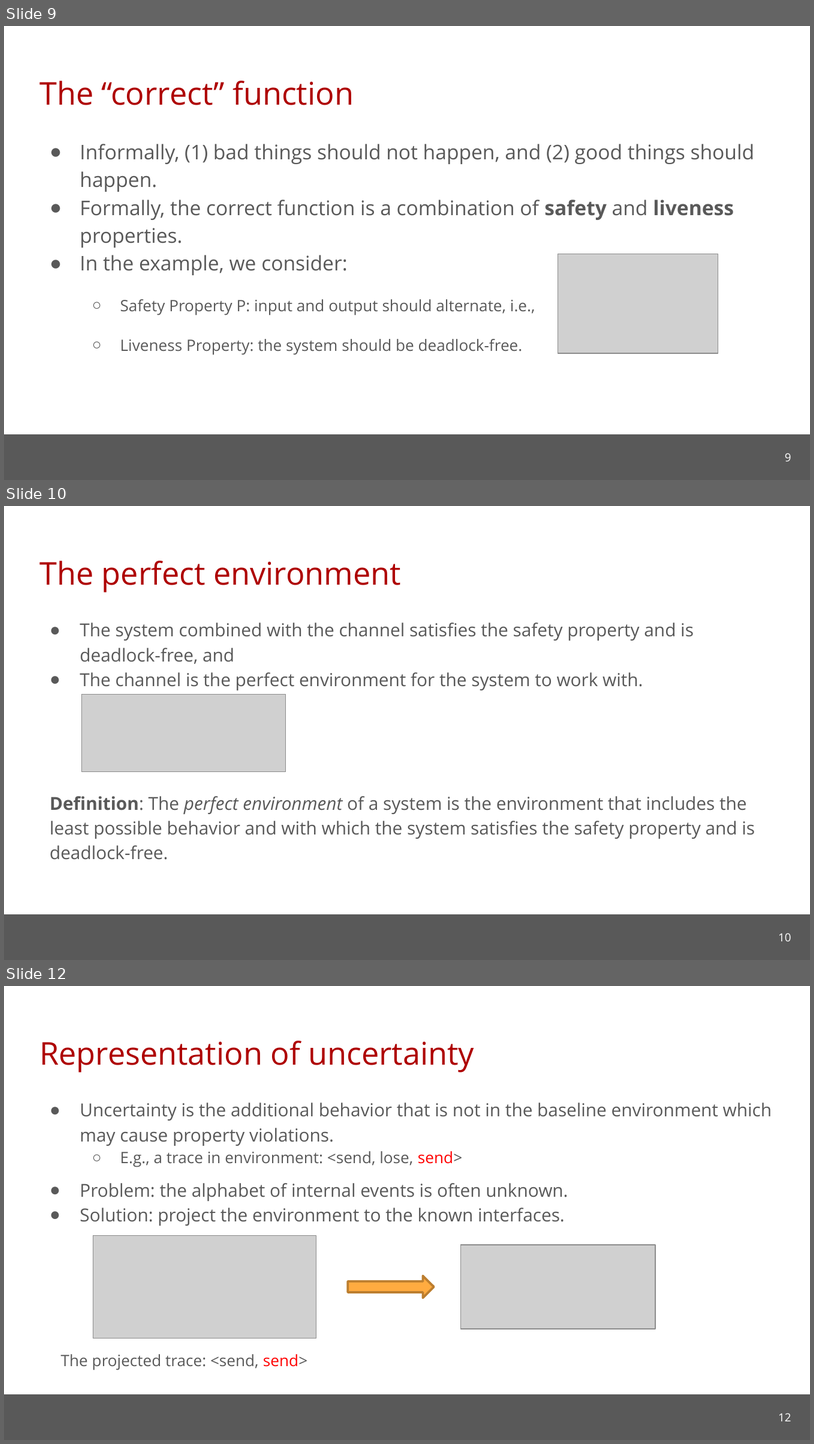
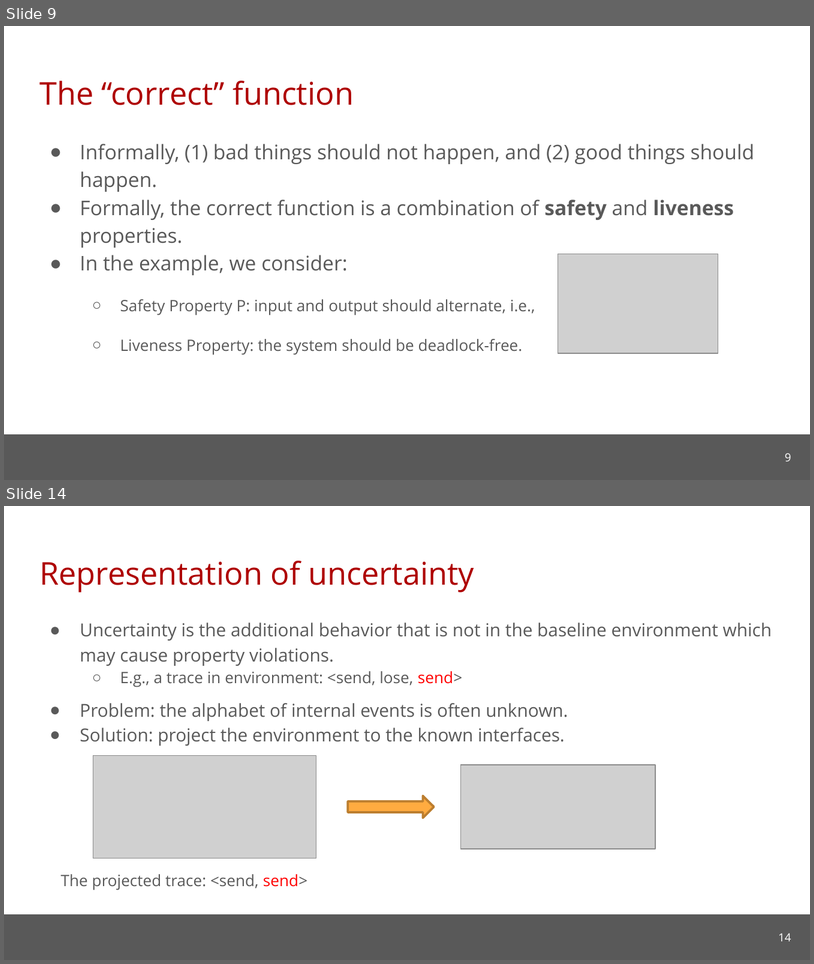
Before and after one commit to cmu-soda/Robustness, a slide deck: Robustness.pptx. Shown one above the other, each under a label of ours: slides 9, 10 and 12 before the commit, slides 9 and 14 after it; the slides between them are not shown. The pictures are 814x1444 and 814x964 pixels, drawn with LibreOffice and Linux fonts; fonts in the diff are those of the drawing; grey boxes stand for pictures; background and template pictures are left out. Boxes give left, top, right and bottom in pixels: in the first picture for what was removed or moved away, otherwise in the second. Text is boxed around its words. In the diff, an @@ line names an element or a change of style, - is before the commit and + after.

```diff
--- a/Robustness.pptx
+++ b/Robustness.pptx
@@ slide 10 removed at bbox=[4, 506, 810, 960], background #FFFFFF; not listed: 1 template element that a slide beside it also shows @@
@@ title removed at bbox=[39, 561, 401, 592] @@
-The perfect environment
@@ text removed at bbox=[50, 622, 755, 859] @@
-● The system combined with the channel satisfies the safety property and is deadlock-free, and
-● The channel is the perfect environment for the system to work with.
-Definition: The perfect environment of a system is the environment that includes the least possible behavior and with which the system satisfies the safety property and is deadlock-free.
@@ picture removed at bbox=[81, 694, 285, 771] @@
@@ page number removed at bbox=[779, 933, 791, 941] @@
-10
@@ what was slide 12 is now slide 14 @@
@@ page number at bbox=[779, 933, 791, 941]: text changed @@
-12
+14
```
Also in this commit, not shown: 6 slides changed, 4 slides added, 1 other slide removed.
